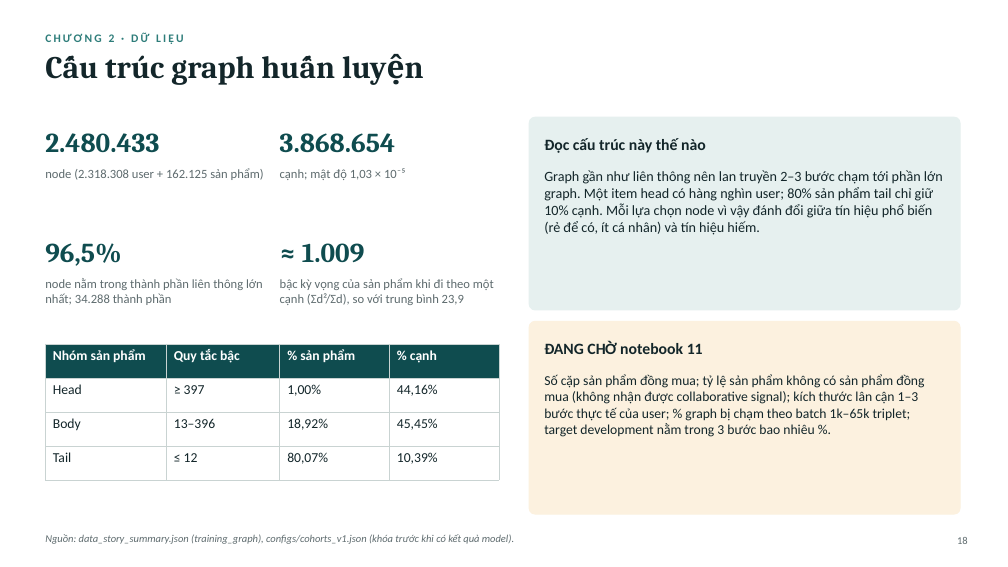
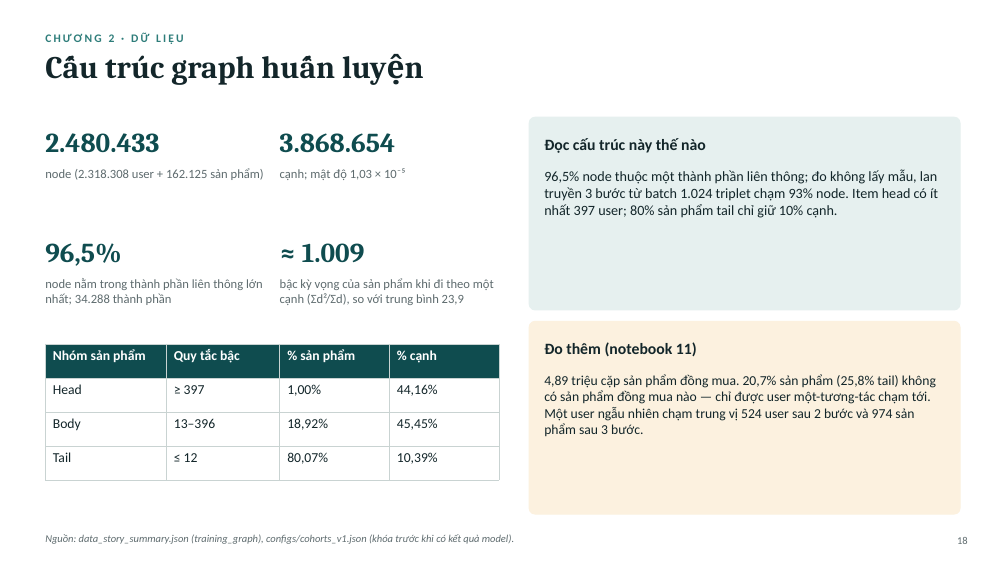
Before and after one commit to vanxuanty95/Ratruong, a slide deck: slide 18 of Do An/05_slides/THESIS_vn.pptx. Drawn at 1008x567 pixels with LibreOffice and Linux fonts; fonts in the diff are those of the drawing. Boxes give left, top, right and bottom in pixels: in the first picture for what was removed or moved away, otherwise in the second. Text is boxed around its words. In the diff, an @@ line names an element or a change of style, - is before the commit and + after.

```diff
--- a/Do An/05_slides/THESIS_vn.pptx
+++ b/Do An/05_slides/THESIS_vn.pptx
@@ text at (544,169,938,218): text changed @@
-Graph gần như liên thông nên lan truyền 2–3 bước chạm tới phần lớn graph. Một item head có hàng nghìn user; 80% sản phẩm tail chỉ giữ 10% cạnh. Mỗi lựa chọn node vì vậy đánh đổi giữa tín hiệu phổ biến (rẻ để có, ít cá nhân) và tín hiệu hiếm.
+96,5% node thuộc một thành phần liên thông; đo không lấy mẫu, lan truyền 3 bước từ batch 1.024 triplet chạm 93% node. Item head có ít nhất 397 user; 80% sản phẩm tail chỉ giữ 10% cạnh.
@@ text at (544,342,697,356): text changed @@
-ĐANG CHỜ notebook 11
+Đo thêm (notebook 11)
@@ text at (544,374,936,436): text changed @@
-Số cặp sản phẩm đồng mua; tỷ lệ sản phẩm không có sản phẩm đồng mua (không nhận được collaborative signal); kích thước lân cận 1–3 bước thực tế của user; % graph bị chạm theo batch 1k–65k triplet; target development nằm trong 3 bước bao nhiêu %.
+4,89 triệu cặp sản phẩm đồng mua. 20,7% sản phẩm (25,8% tail) không có sản phẩm đồng mua nào — chỉ được user một-tương-tác chạm tới. Một user ngẫu nhiên chạm trung vị 524 user sau 2 bước và 974 sản phẩm sau 3 bước.
```
Also in this commit, not shown: 28 other slides changed, 6 slides added, 13 other files.
